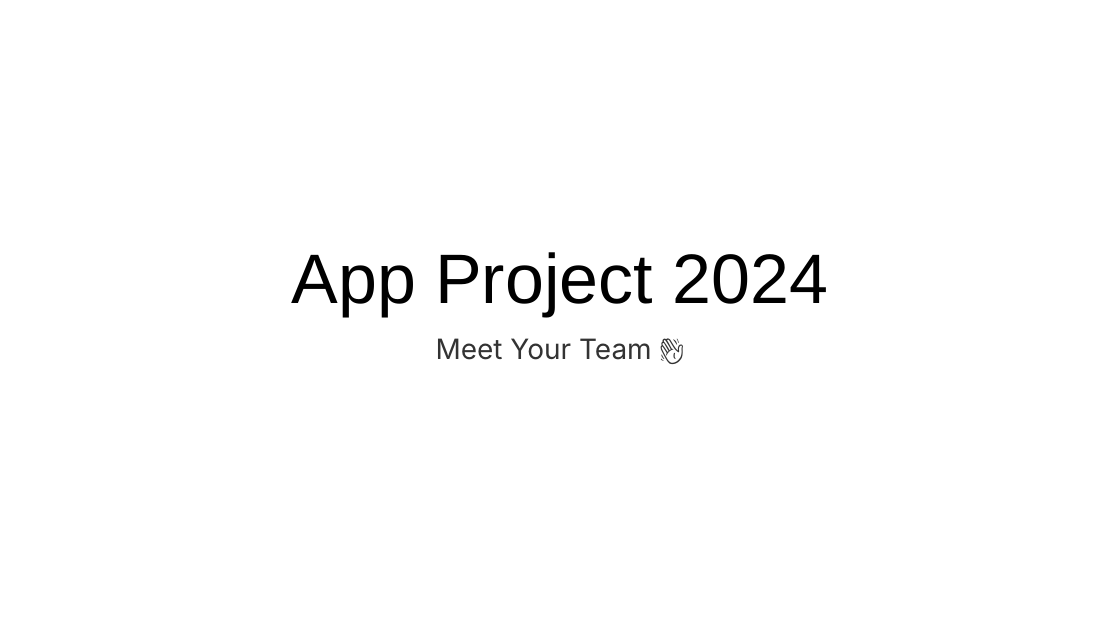
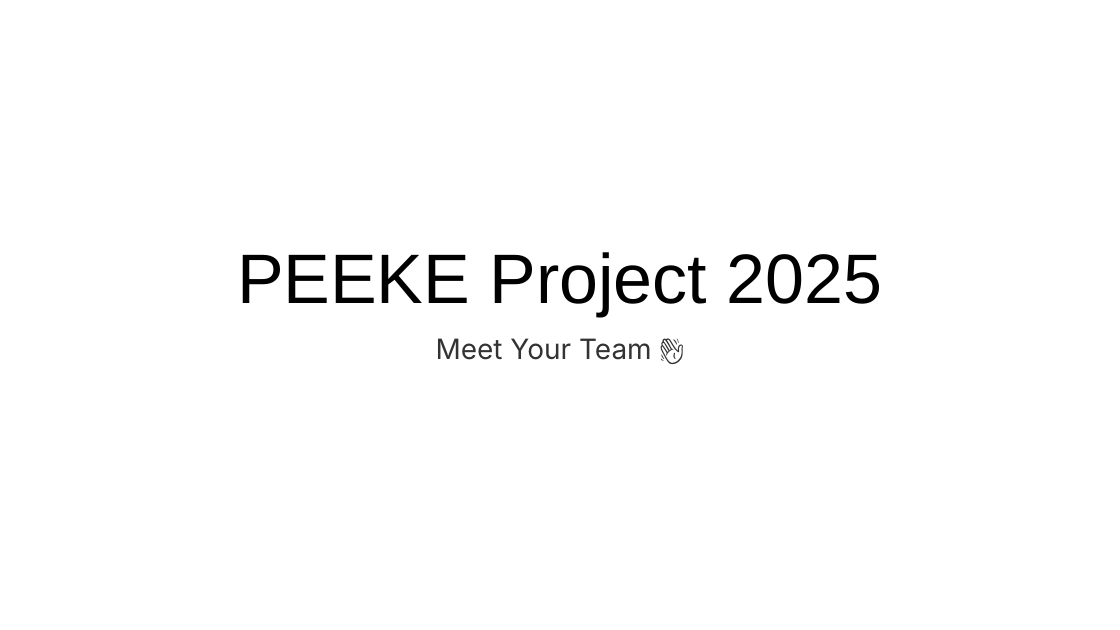
Before and after one commit to hylandtechoutreach/peeke-internship-2025, a slide deck: slide 1 of MeetTeam.pptx. Drawn at 1120x630 pixels with LibreOffice and Linux fonts; fonts in the diff are those of the drawing. Boxes give left, top, right and bottom in pixels: in the first picture for what was removed or moved away, otherwise in the second. Text is boxed around its words. In the diff, an @@ line names an element or a change of style, - is before the commit and + after.

```diff
--- a/MeetTeam.pptx
+++ b/MeetTeam.pptx
@@ title at [237, 252, 883, 316]: text changed @@
-App Project 2024
+PEEKE Project 2025
```
Also in this commit, not shown: 3 other slides changed, 18 other files.
